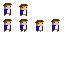
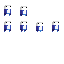
Revision of a layered 64 x 64 image; what changed, layer by layer:
added group "shirt" with 2 layers above "pants" over <box>4,9,59,30</box>
added layer "shirt1" in group "shirt" over <box>4,9,59,30</box>
added group "pants" with 2 layers above "hair" over <box>4,13,59,32</box>
added layer "pants2" in group "pants" over <box>4,13,59,32</box>
added group "skin" with 1 layers above "Background" over <box>4,5,59,26</box>
added layer "body" in group "skin" over <box>4,5,59,26</box>
hid "Background" over <box>3,3,60,32</box>
